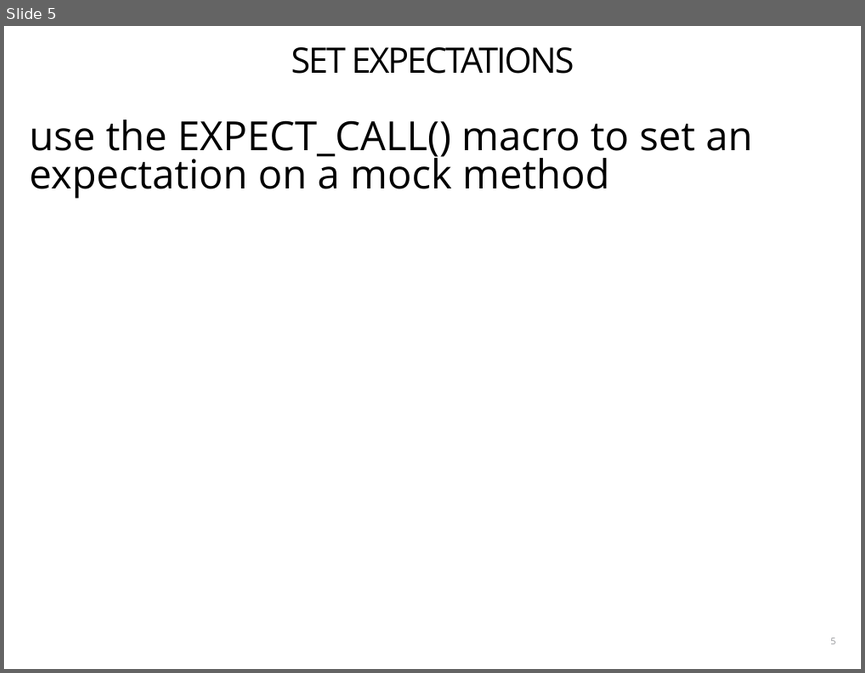
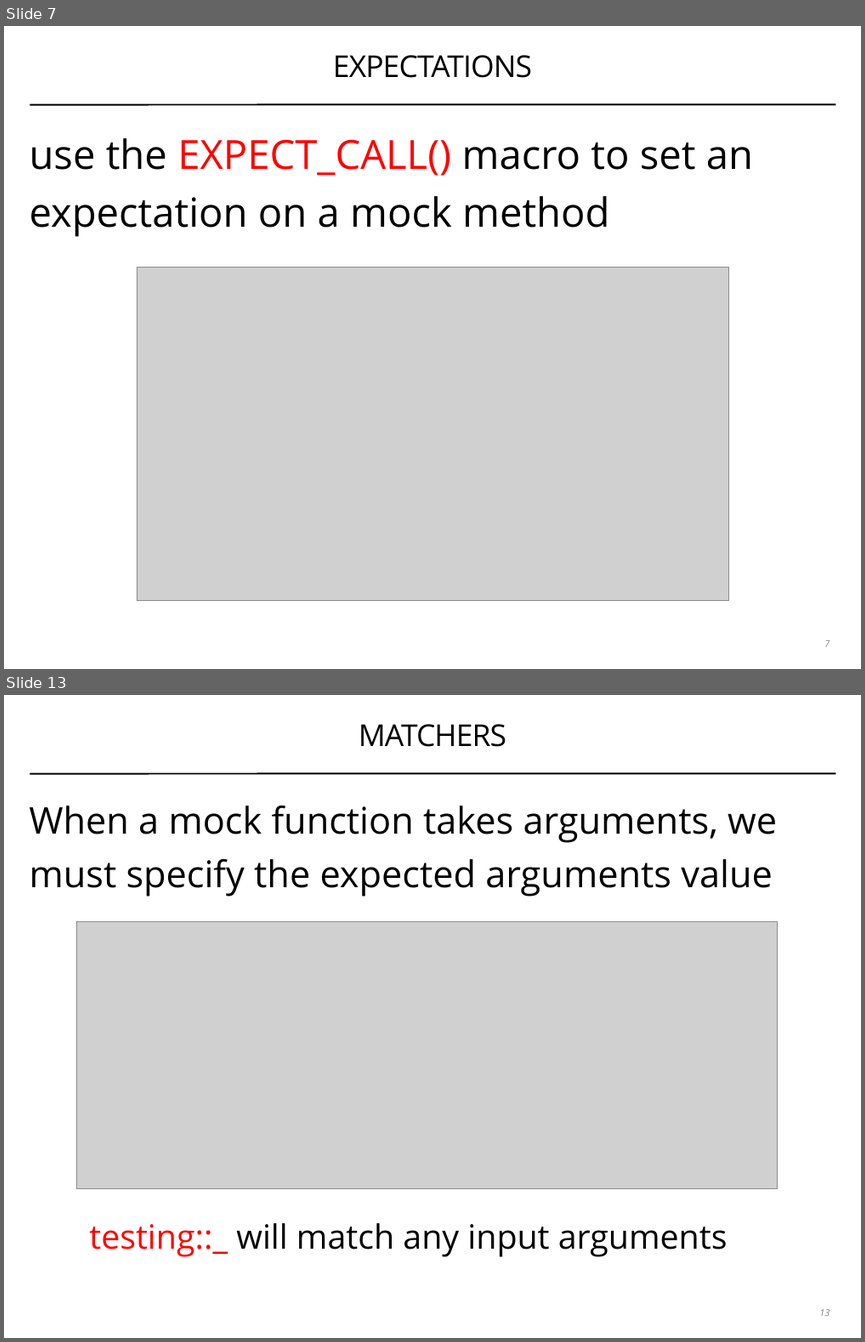
Before and after one commit to coney/cpp-unit-testing, a slide deck: .slides/02-stubs-and-mocks.pptx. Shown one above the other, each under a label of ours: slide 5 before the commit, slides 7 and 13 after it; the slides between them are not shown. The pictures are 865x673 and 865x1342 pixels, drawn with LibreOffice and Linux fonts; fonts in the diff are those of the drawing; grey boxes stand for pictures. Boxes give left, top, right and bottom in pixels: in the first picture for what was removed or moved away, otherwise in the second. Text is boxed around its words. In the diff, an @@ line names an element or a change of style, - is before the commit and + after.

```diff
--- a/.slides/02-stubs-and-mocks.pptx
+++ b/.slides/02-stubs-and-mocks.pptx
@@ slide 13 added at (4, 695, 861, 1338), background #FFFFFF; not listed: 1 template element that a slide beside it also shows @@
@@ title added at (358, 724, 506, 747), 36 pt, text #000000 @@
+MATCHERS
@@ text added at (30, 805, 777, 1257), 44 pt, text #000000 @@
+When a mock function takes arguments, we must specify the expected arguments value
+testing::_ will match any input arguments
@@ picture added at (76, 922, 777, 1189) @@
@@ page number added at (819, 1309, 829, 1315), 11 pt, text #808184, italic @@
+13
@@ what was slide 5 is now slide 7 @@
@@ slide 7 changed as well @@
@@ title at (333, 55, 532, 78): text changed; size 42 to 36 pt @@
-SET EXPECTATIONS
+EXPECTATIONS
@@ text "use the EXPECT_CALL() macro to ..." at (30, 138, 753, 237): text colour #000000 to #FF0000 in "EXPECT_CALL()"; indent changed; line spacing 0.8 to 1.2 @@
@@ line added from (30, 105) to (836, 104), #000000 2 pt @@
@@ picture added at (137, 267, 728, 601) @@
@@ page number at (824, 640, 829, 646): text changed; text colour #929396 to #808184; italic on @@
-5
+7
```
Also in this commit, not shown: 5 other slides changed, 10 other slides added, 4 slides removed.
